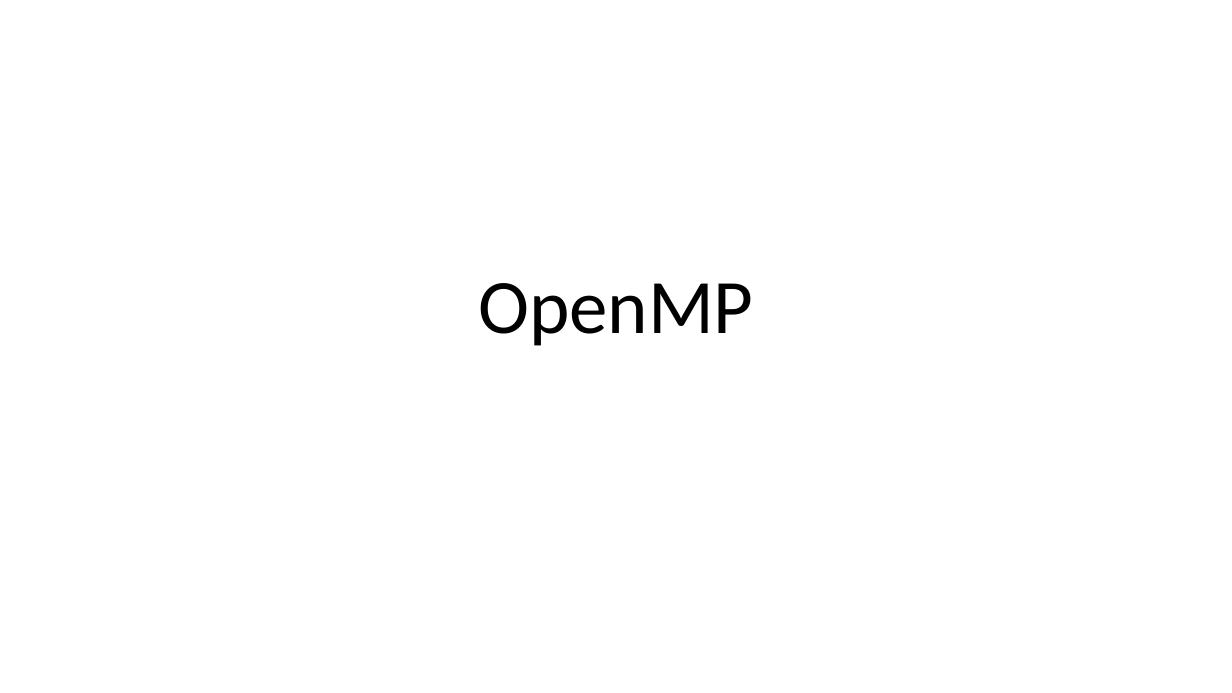
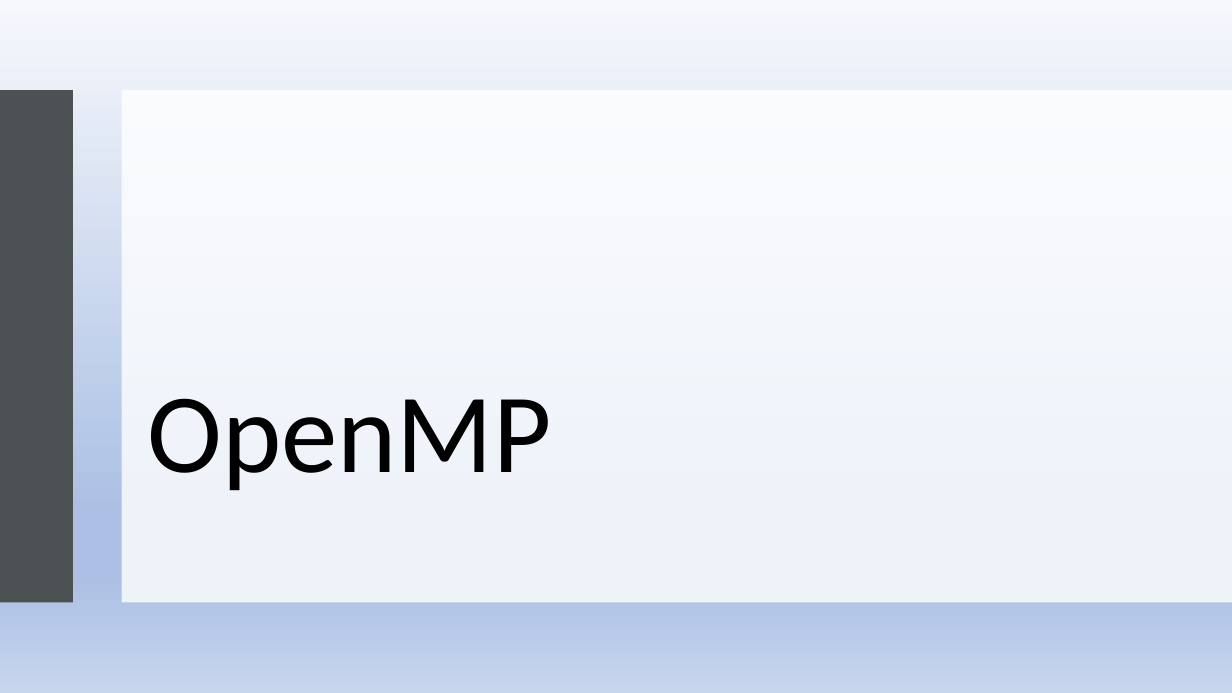
Before and after one commit to dyeske61283/ASE_OpenMP, a slide deck: slide 1 of OpenMP_Folien.pptx. Drawn at 1232x693 pixels with LibreOffice and Linux fonts; fonts in the diff are those of the drawing. Boxes give left, top, right and bottom in pixels: in the first picture for what was removed or moved away, otherwise in the second. Text is boxed around its words. In the diff, an @@ line names an element or a change of style, - is before the commit and + after.

```diff
--- a/OpenMP_Folien.pptx
+++ b/OpenMP_Folien.pptx
@@ rectangle added at [0,0,1232,693], fill gradient #F6F8FC to #ABC0E4 to #C7D5ED @@
@@ rectangle added at [0,90,73,603], fill #4C5254 @@
@@ rectangle added at [121,90,1232,603], fill #FFFFFF at 80% opacity @@
@@ title "OpenMP": place and size @@
-title "OpenMP" at [478,283,754,346]
+title "OpenMP" at [147,398,551,491]
@@ title "OpenMP" at [147,398,551,491]: size 60 to 88 pt; alignment centre to left @@
```
Also in this commit, not shown: 5 other slides changed, 7 slides added, 1 slide removed, 5 other files.
